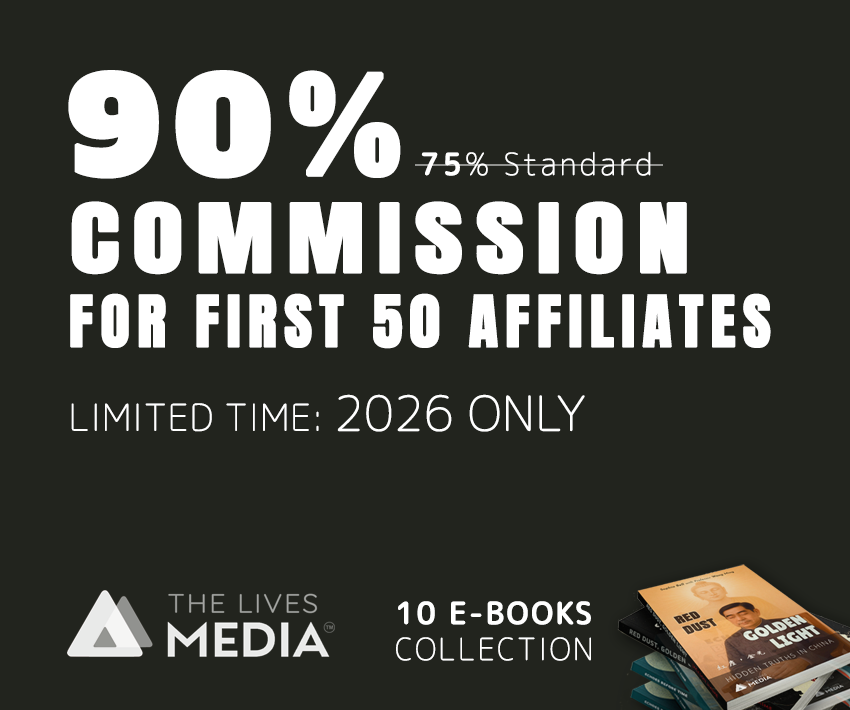
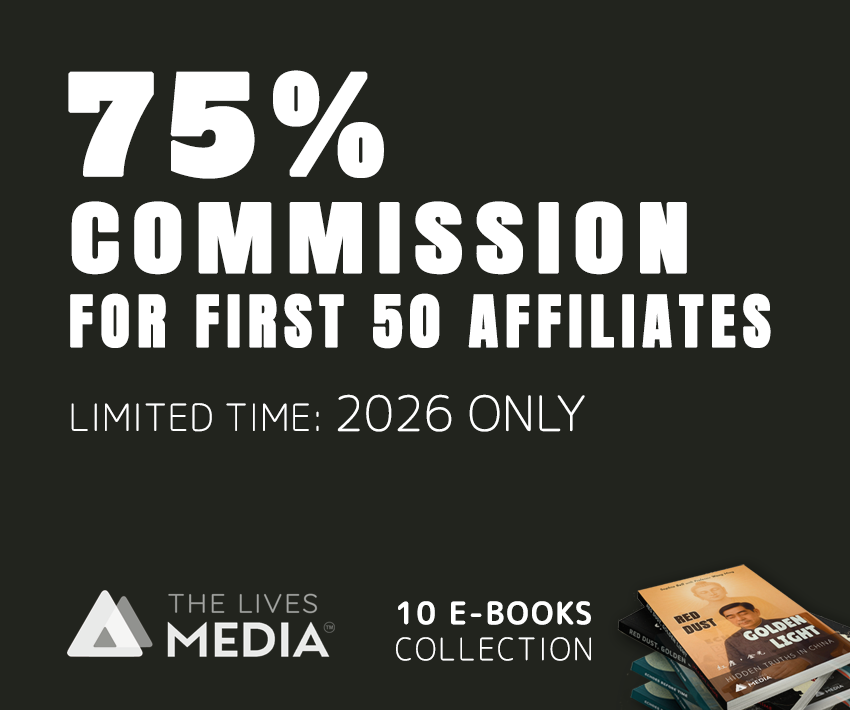
Layered file, before and after one edit (850x710). Changes by layer:
renamed "90%" to "75%", painted on it over [68, 70, 401, 179]
hid "line_for_75%" over [415, 164, 663, 166]
hid "75% Standard" over [421, 151, 651, 176]